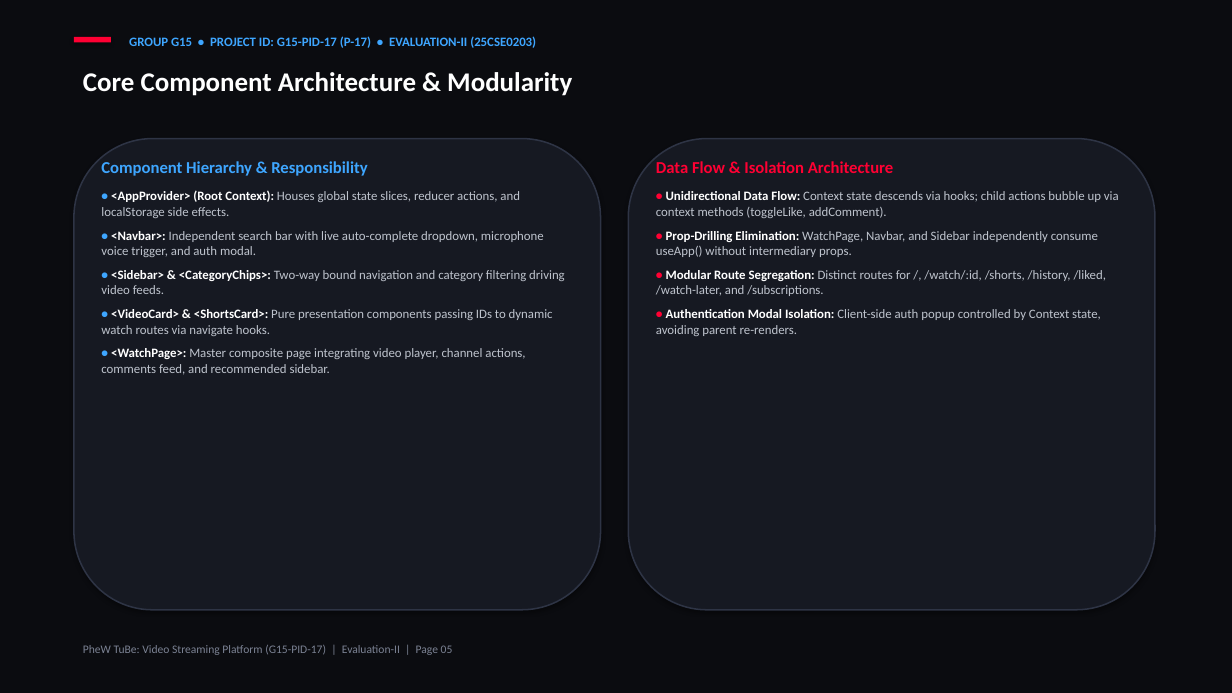
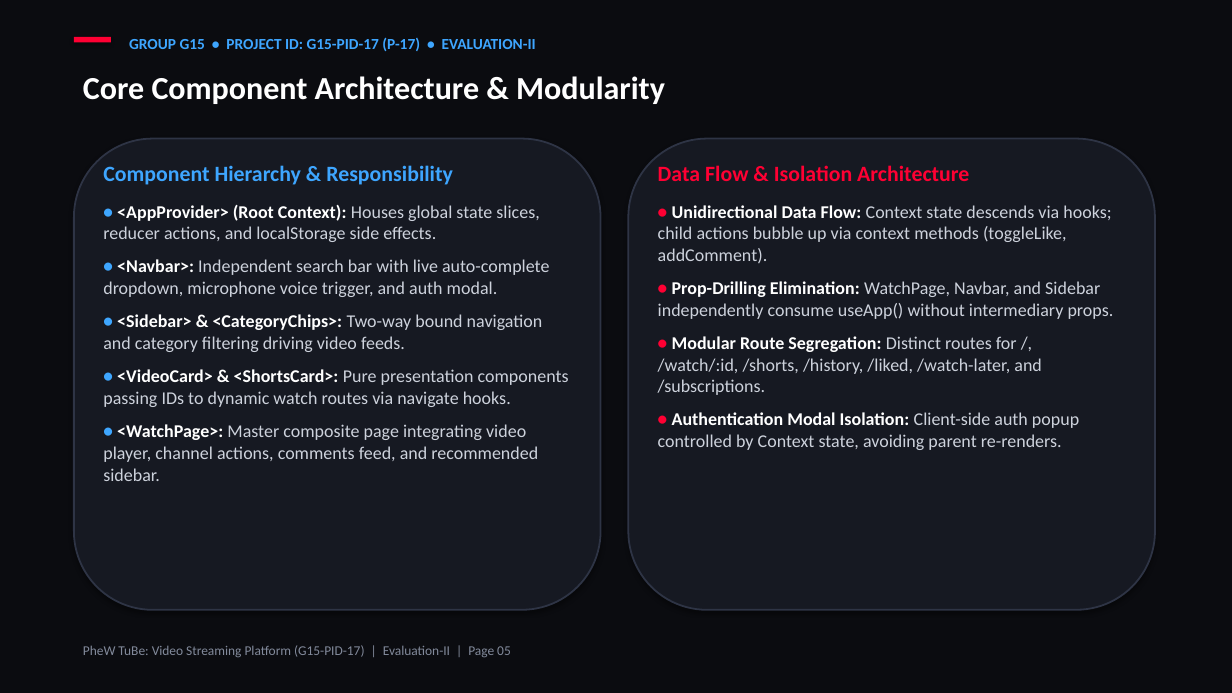
Before and after one commit to kishan-777/Front-End-Engineering_Evaluation-based-project, a slide deck: slide 5 of G15-PID-17.pptx. Drawn at 1232x693 pixels with LibreOffice and Linux fonts; fonts in the diff are those of the drawing. Boxes give left, top, right and bottom in pixels: in the first picture for what was removed or moved away, otherwise in the second. Text is boxed around its words. In the diff, an @@ line names an element or a change of style, - is before the commit and + after.

Commit message:
docs(presentation): update G15-PID-17 PPTX and PDF with 14pt fonts, real image showcases, and slide alignment

```diff
--- a/G15-PID-17.pptx
+++ b/G15-PID-17.pptx
@@ text at (129,37,536,51): text changed; size 10 to 12 pt @@
-GROUP G15 • PROJECT ID: G15-PID-17 (P-17) • EVALUATION-II (25CSE0203)
+GROUP G15 • PROJECT ID: G15-PID-17 (P-17) • EVALUATION-II
@@ text "Core Component Architecture & Modularity" at (83,76,665,104): size 21 to 25 pt @@
@@ rounded rectangle at (74,139,601,610): outline #2E3445 1.2 pt to #2E3445 1.4 pt @@
@@ rounded rectangle at (628,139,1155,610): outline #2E3445 1.2 pt to #2E3445 1.4 pt @@
@@ text "Component Hierarchy & Responsibility" at (103,165,569,481): size 13 to 17 pt in "Component Hierarchy & Responsibility"; size 10.5 to 15 pt in "•", "•", "•", "•" and 1 more places; size 10 to 14 pt; text colour #BEC3CD to #CDD2DC in "Houses global state slices, reducer actions, and ...", "Independent search bar with live auto-complete dropdown, ...", "Two-way bound navigation and category filtering driving ...", "Pure presentation components passing IDs to dynamic ..." and 1 more places; more space between paragraphs @@
@@ text "Data Flow & Isolation Architecture" at (658,165,1114,450): size 13 to 17 pt in "Data Flow & Isolation Architecture"; size 10.5 to 15 pt in "•", "•", "•", "•"; size 10 to 14 pt; text colour #BEC3CD to #CDD2DC in "Context state descends via hooks; child actions ...", "WatchPage, Navbar, and Sidebar independently consume useApp( ...", "Distinct routes for /, /watch/:id, /shorts, /history, ...", "Client-side auth popup controlled by Context state, ..."; more space between paragraphs @@
@@ text "PheW TuBe: Video Streaming Platform ..." at (83,645,511,657): size 9 to 10.5 pt, text colour #7B8293 to #828A9B @@
```
Also in this commit, not shown: 10 other slides changed, 1 slide added, 1 slide removed, 1 other file.
